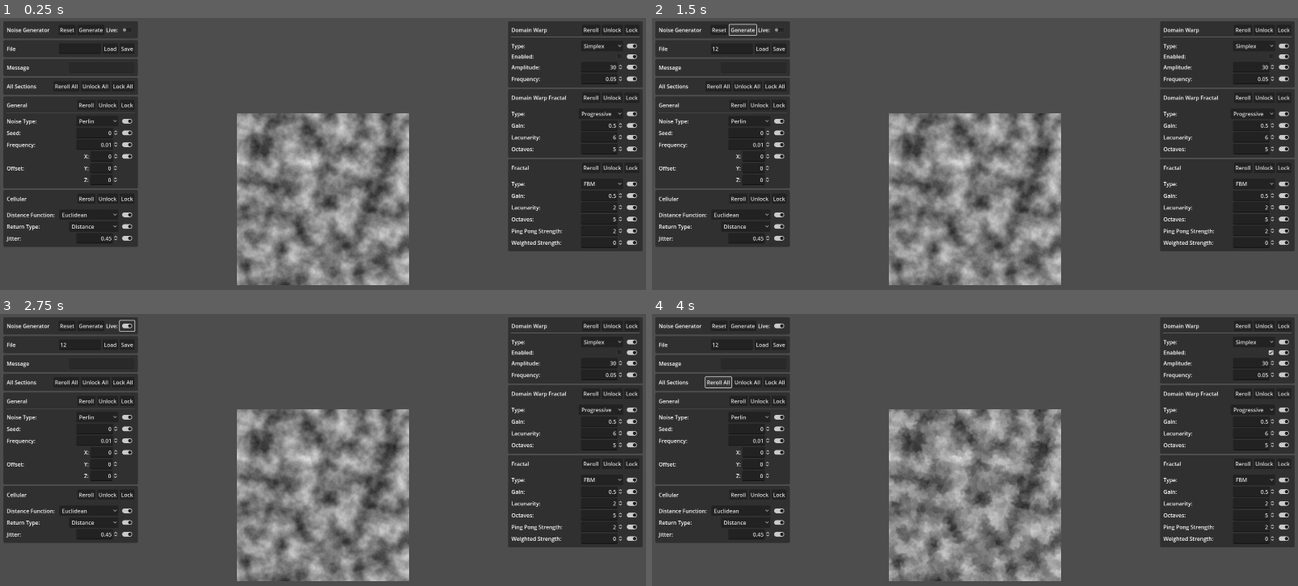
Above: before the commit, frames 1-4 (two rows, left to right).
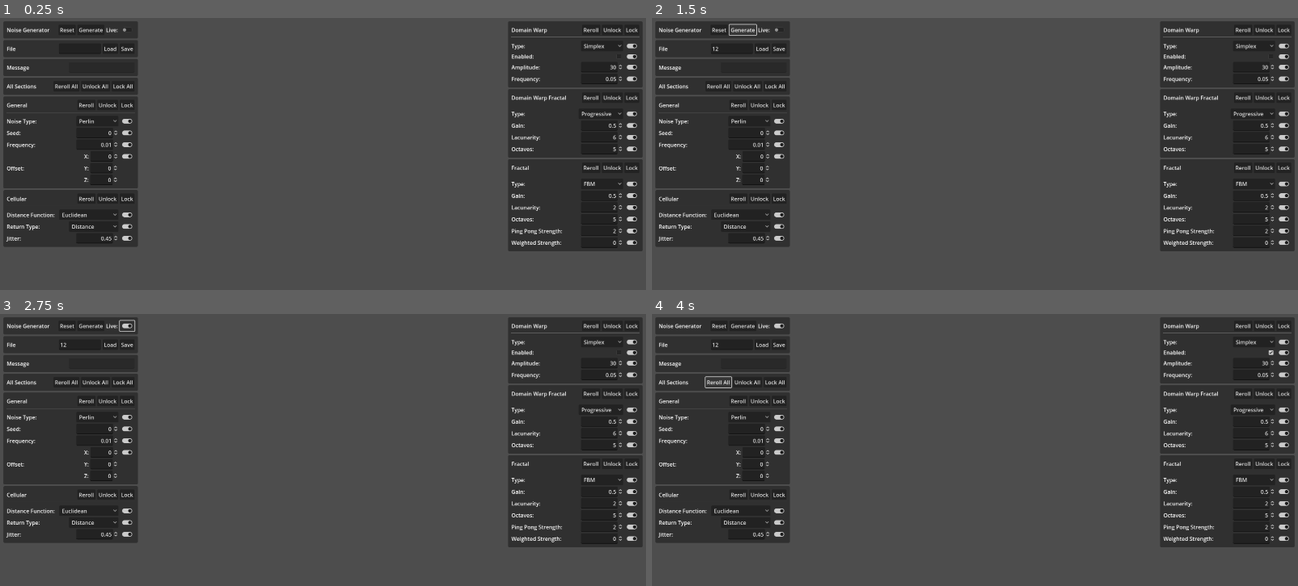
Above: after the commit, the same moments.

Repository: joshuajenner/project-speed
Game: Godot game, scene res://noise_generator/noise_generator.tscn
Same seed, same stepped clock (60 frames per second), same inputs: the game is played once before the commit and once after it. This scene is started directly instead of the project's main scene.
Inputs (mouse positions are in pixels of both pictures, inside the frame that each line leads up to):
- Up to frame 1 (0.25 s): no input
- Up to frame 2 (1.5 s): click (729, 47) at 0.52 s; type "12" at 0.6 s; click "Generate" at 1.25 s
- Up to frame 3 (2.75 s): click (129, 324) at 2 s
- Up to frame 4 (4 s): click (1272, 352) at 2.75 s; click "Reroll All" at 3.5 s

The runs differ from the first frame. In frame 1, 13% of the frame differs, in the area x 36-64%, y 35-99%; in frame 2, 13%; in frame 3, 13%; in frame 4, 13%.

Commit message:
changed generator to be more generic

Diff:
--- a/noise_generator/noise_generator.gd
+++ b/noise_generator/noise_generator.gd
@@ -1,4 +1,6 @@
 extends Control
+
+signal noise_generated(noise: FastNoiseLite)
 
 @onready var file_input: LineEdit = %FileInput
 @onready var message_output: LineEdit = %MessageOutput
@@ -31,10 +33,7 @@
 @onready var fractal_weighted_strength_input: SpinBox = %FractalWeightedStrengthInput
 
 
-@onready var noise_display: TextureRect = %NoiseDisplay
-
-const IMAGE_SIZE := Vector2(512, 512)
-const IMAGE_FORMAT := Image.FORMAT_RGB8
+
 
 
 const noise_types: Array = [
@@ -95,19 +94,11 @@
 	load_values_from_resource()
 	set_noise_values()
 
-	display_noise()
-
-
-func display_noise() -> void:
-#	var window := get_window()
-	var new_image := Image.create(IMAGE_SIZE.x, IMAGE_SIZE.y, false, IMAGE_FORMAT)
-
-	for x in range(0, IMAGE_SIZE.x):
-		for y in range(0, IMAGE_SIZE.y):
-			var noise_level = (noise.get_noise_2d(x, y) + 1) / 2
-			new_image.set_pixel(x, y, Color(noise_level, noise_level, noise_level, 1))
-
-	noise_display.texture = ImageTexture.create_from_image(new_image)
+
+
+func generate_noise() -> void:
+	noise_generated.emit(noise)
+
 
 func set_noise_values() -> void:
 	noise.noise_type = noise_resource.noise_type
@@ -178,7 +169,7 @@
 
 func _on_generate_button_pressed():
 	set_noise_values()
-	display_noise()
+	generate_noise()
 
 #func _on_noise_display_gui_input(event):
 #	print(event)
@@ -199,7 +190,7 @@
 func check_if_live() -> void:
 	if is_live:
 		set_noise_values()
-		display_noise()
+		generate_noise()
 
 
 func _on_live_toggle_toggled(button_pressed):
--- a/noise_generator/noise_generator.tscn
+++ b/noise_generator/noise_generator.tscn
@@ -12,21 +12,6 @@
 grow_vertical = 2
 theme = ExtResource("1_t24wn")
 script = ExtResource("1_ea8kf")
-
-[node name="CenterContainer" type="MarginContainer" parent="."]
-layout_mode = 1
-anchors_preset = 15
-anchor_right = 1.0
-anchor_bottom = 1.0
-grow_horizontal = 2
-grow_vertical = 2
-
-[node name="NoiseDisplay" type="TextureRect" parent="CenterContainer"]
-unique_name_in_owner = true
-custom_minimum_size = Vector2(512, 512)
-layout_mode = 2
-size_flags_horizontal = 4
-size_flags_vertical = 4
 
 [node name="Margin" type="MarginContainer" parent="."]
 layout_mode = 1
@@ -1010,8 +995,6 @@
 layout_mode = 2
 button_pressed = true
 
-[connection signal="mouse_entered" from="CenterContainer/NoiseDisplay" to="." method="_on_noise_display_mouse_entered"]
-[connection signal="mouse_exited" from="CenterContainer/NoiseDisplay" to="." method="_on_noise_display_mouse_exited"]
 [connection signal="pressed" from="Margin/Left/Title/Margin/HBoxContainer/GenerateButton" to="." method="_on_generate_button_pressed"]
 [connection signal="toggled" from="Margin/Left/Title/Margin/HBoxContainer/LiveToggle" to="." method="_on_live_toggle_toggled"]
 [connection signal="item_selected" from="Margin/Left/General/MarginContainer/VBoxContainer/NoiseType/HBox/NoiseTypeInput" to="." method="_on_noise_type_input_item_selected"]
--- a/noise_generator/noise_resource.gd
+++ b/noise_generator/noise_resource.gd
@@ -1,6 +1,5 @@
 class_name NoiseResource
 extends Resource
-
 
 @export var cellular_distance_function: FastNoiseLite.CellularDistanceFunction = 0
 @export var cellular_jitter: float = 0.45
@@ -24,14 +23,32 @@
 @export var offset: Vector3 = Vector3.ZERO
 @export var seed: int = 0
 
+func create_noise() -> FastNoiseLite:
+	var new_noise := FastNoiseLite.new()
 
-#enum Value {
-#	CELLULAR_DISTANCE_FUNCTION,
-#
-#}
-#
-#
-#func set_value(index: int, new_value) -> void:
-#	match index:
-#		Value.CELLULAR_DISTANCE_FUNCTION:
-#			cellular_distance_function = new_value
+	new_noise.noise_type = noise_type
+	new_noise.seed = seed
+	new_noise.frequency = frequency
+	new_noise.offset = offset
+
+	new_noise.cellular_distance_function = cellular_distance_function
+	new_noise.cellular_jitter = cellular_jitter
+	new_noise.cellular_return_type = cellular_return_type
+
+	new_noise.domain_warp_amplitude = domain_warp_amplitude
+	new_noise.domain_warp_enabled = domain_warp_enabled
+	new_noise.domain_warp_fractal_gain = domain_warp_fractal_gain
+	new_noise.domain_warp_fractal_lacunarity = domain_warp_fractal_lacunarity
+	new_noise.domain_warp_fractal_octaves = domain_warp_fractal_octaves
+	new_noise.domain_warp_fractal_type = domain_warp_fractal_type
+	new_noise.domain_warp_frequency =domain_warp_frequency
+	new_noise.domain_warp_type = domain_warp_type
+
+	new_noise.fractal_gain =fractal_gain
+	new_noise.fractal_lacunarity = fractal_lacunarity
+	new_noise.fractal_octaves = fractal_octaves
+	new_noise.fractal_ping_pong_strength =fractal_ping_pong_strength
+	new_noise.fractal_type = fractal_type
+	new_noise.fractal_weighted_strength = fractal_weighted_strength
+
+	return new_noise
--- /dev/null
+++ b/noise_generator/texture_generation.gd
@@ -0,0 +1,18 @@
+extends Control
+
+
+@onready var noise_display: TextureRect = %NoiseDisplay
+
+const IMAGE_SIZE := Vector2(512, 512)
+const IMAGE_FORMAT := Image.FORMAT_RGB8
+
+
+func _on_noise_generator_noise_generated(noise):
+	var new_image := Image.create(IMAGE_SIZE.x, IMAGE_SIZE.y, false, IMAGE_FORMAT)
+
+	for x in range(0, IMAGE_SIZE.x):
+		for y in range(0, IMAGE_SIZE.y):
+			var noise_level = (noise.get_noise_2d(x, y) + 1) / 2
+			new_image.set_pixel(x, y, Color(noise_level, noise_level, noise_level, 1))
+
+	noise_display.texture = ImageTexture.create_from_image(new_image)
--- /dev/null
+++ b/noise_generator/texture_generation.tscn
@@ -0,0 +1,31 @@
+[gd_scene load_steps=3 format=3 uid="uid://bs7exswwe8yl8"]
+
+[ext_resource type="PackedScene" uid="uid://clis755lpsjin" path="res://noise_generator/noise_generator.tscn" id="1_ua87q"]
+[ext_resource type="Script" path="res://noise_generator/texture_generation.gd" id="1_xxfa2"]
+
+[node name="Main" type="Control"]
+layout_mode = 3
+anchors_preset = 15
+anchor_right = 1.0
+anchor_bottom = 1.0
+grow_horizontal = 2
+grow_vertical = 2
+script = ExtResource("1_xxfa2")
+
+[node name="Center" type="CenterContainer" parent="."]
+layout_mode = 1
+anchors_preset = 15
+anchor_right = 1.0
+anchor_bottom = 1.0
+grow_horizontal = 2
+grow_vertical = 2
+
+[node name="NoiseDisplay" type="TextureRect" parent="Center"]
+unique_name_in_owner = true
+custom_minimum_size = Vector2(512, 512)
+layout_mode = 2
+
+[node name="NoiseGenerator" parent="." instance=ExtResource("1_ua87q")]
+layout_mode = 1
+
+[connection signal="noise_generated" from="NoiseGenerator" to="." method="_on_noise_generator_noise_generated"]
